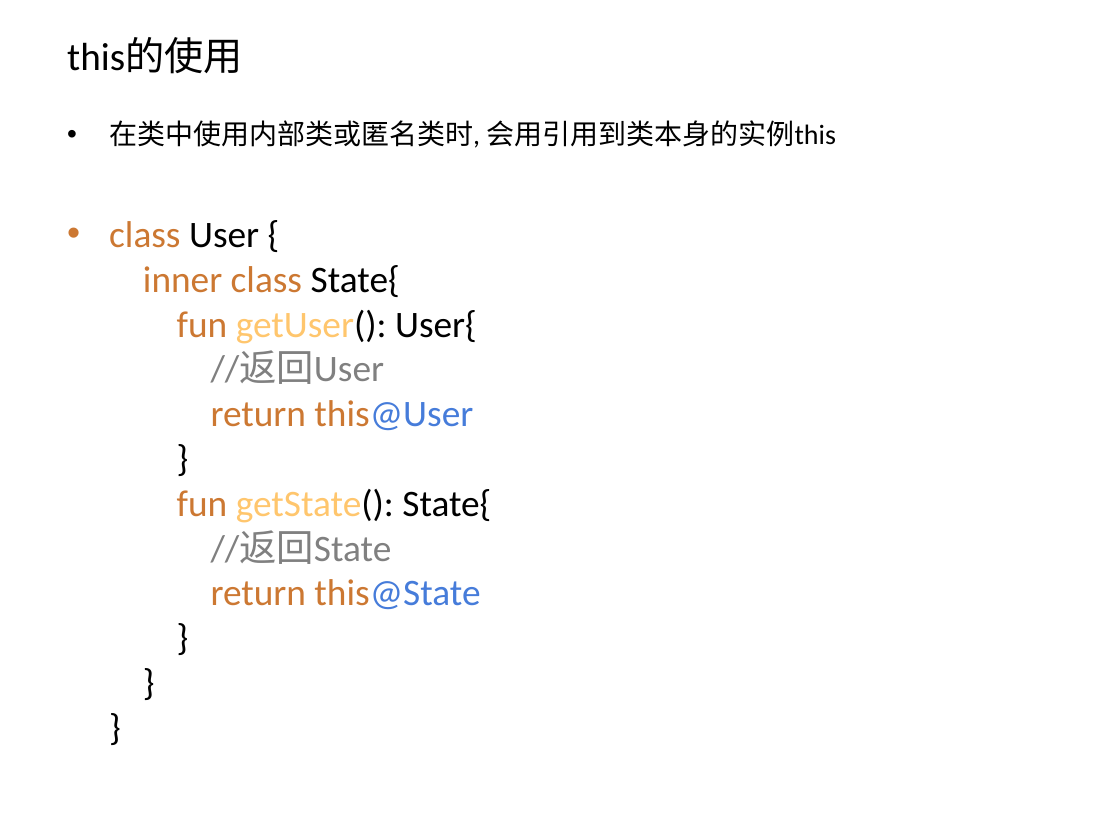
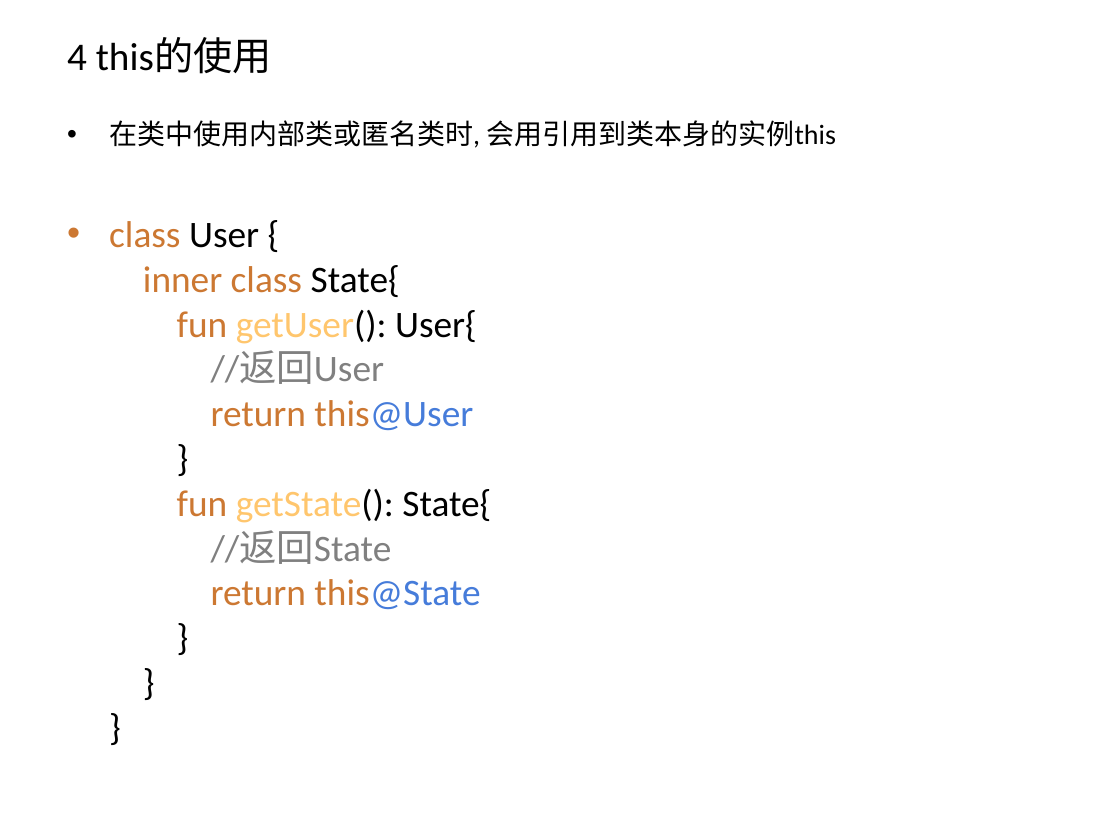
Before and after one commit to zxf2871/KotlinStudy, a slide deck: slide 16 of Kotlin初探.pptx (slide 10 before the commit). Drawn at 1120x840 pixels with LibreOffice and Linux fonts; fonts in the diff are those of the drawing. Boxes give left, top, right and bottom in pixels: in the first picture for what was removed or moved away, otherwise in the second. Text is boxed around its words. In the diff, an @@ line names an element or a change of style, - is before the commit and + after.

```diff
--- a/Kotlin初探.pptx
+++ b/Kotlin初探.pptx
@@ title at (67,37,272,74): text changed @@
-this的使用
+4 this的使用
```
Also in this commit, not shown: 24 other slides changed, 6 slides added, 5 slides removed, 6 other files.
